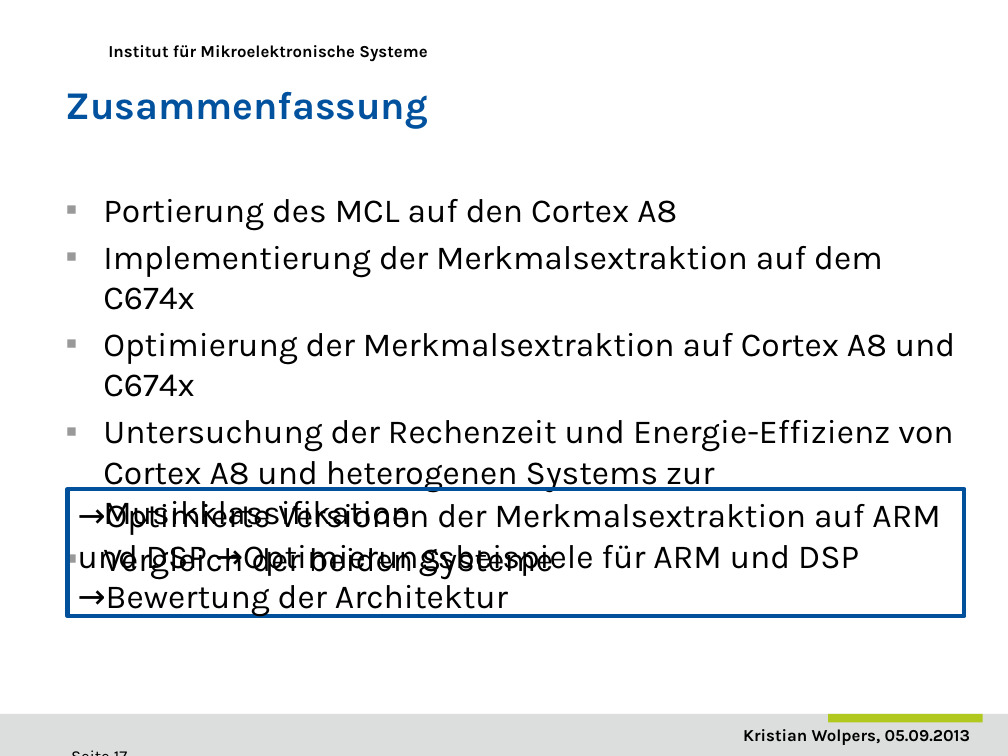
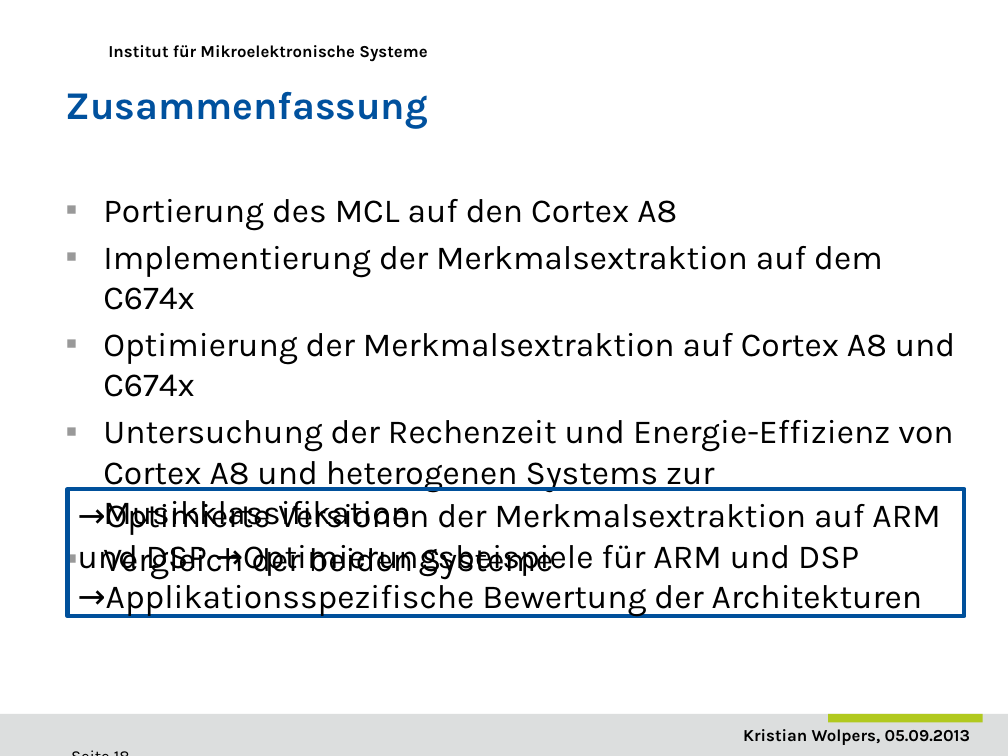
Before and after one commit to DuncanSin/Masterarbeit, a slide deck: slide 18 of Speech/Praesentation1.pptx (slide 17 before the commit). Drawn at 1008x756 pixels with LibreOffice and Linux fonts; fonts in the diff are those of the drawing; background and template pictures are left out. Boxes give left, top, right and bottom in pixels: in the first picture for what was removed or moved away, otherwise in the second. Text is boxed around its words. In the diff, an @@ line names an element or a change of style, - is before the commit and + after.

```diff
--- a/Speech/Praesentation1.pptx
+++ b/Speech/Praesentation1.pptx
@@ text in rectangle at (106,578,922,617): text changed @@
-→Bewertung der Architektur
+→Applikationsspezifische Bewertung der Architekturen
```
Also in this commit, not shown: 8 other slides changed, 4 slides added, 3 slides removed.
